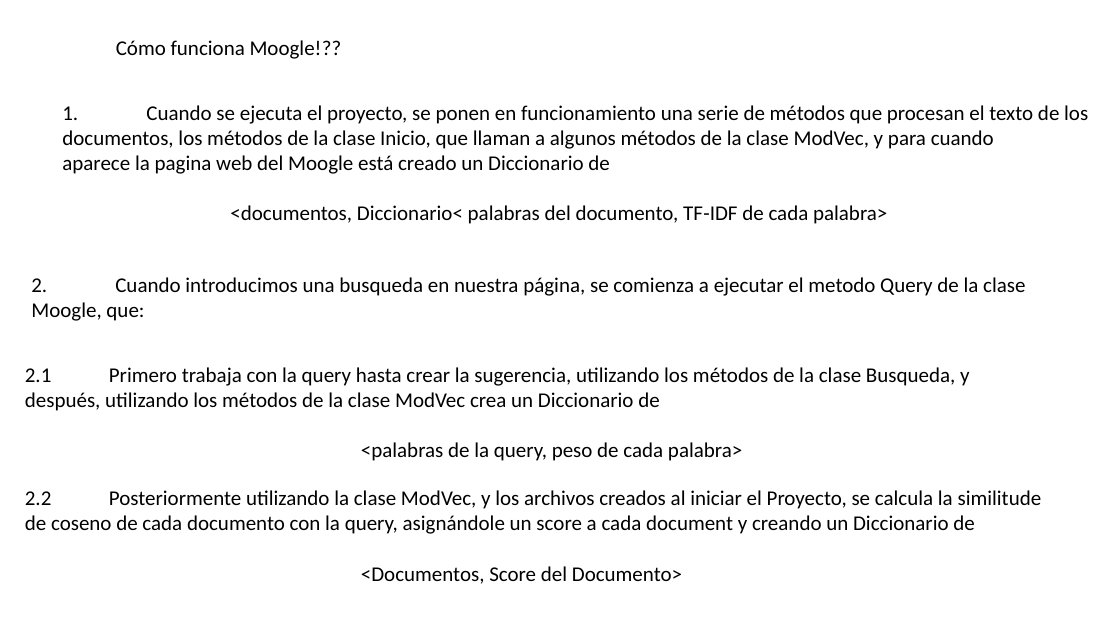
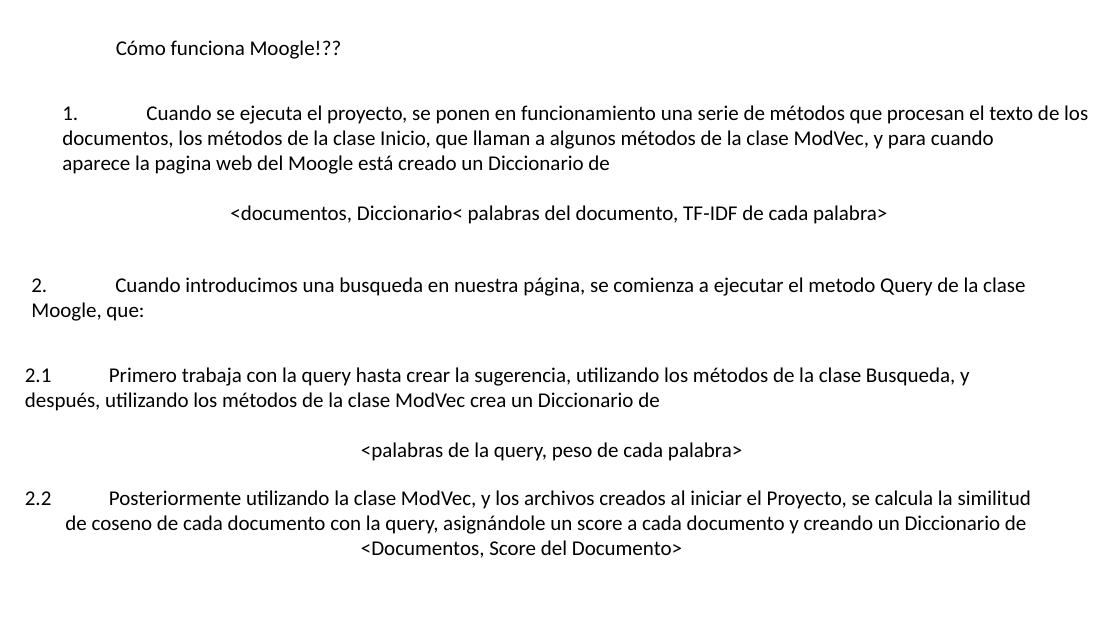
Before and after one commit to ChickenLittle02/Moogle, a slide deck: slide 2 of Inicio.pptx. Drawn at 1120x630 pixels with LibreOffice and Linux fonts; fonts in the diff are those of the drawing. Boxes give left, top, right and bottom in pixels: in the first picture for what was removed or moved away, otherwise in the second. Text is boxed around its words. In the diff, an @@ line names an element or a change of style, - is before the commit and + after.

```diff
--- a/Inicio.pptx
+++ b/Inicio.pptx
@@ text at <box>25,490,1031,534</box>: text changed @@
-2.2 Posteriormente utilizando la clase ModVec, y los archivos creados al iniciar el Proyecto, se calcula la similitude de coseno de cada documento con la query, asignándole un score a cada document y creando un Diccionario de
+2.2 Posteriormente utilizando la clase ModVec, y los archivos creados al iniciar el Proyecto, se calcula la similitud de coseno de cada documento con la query, asignándole un score a cada documento y creando un Diccionario de
```
Also in this commit, not shown: 1 other slide changed, 2 slides removed, 4 other files.
